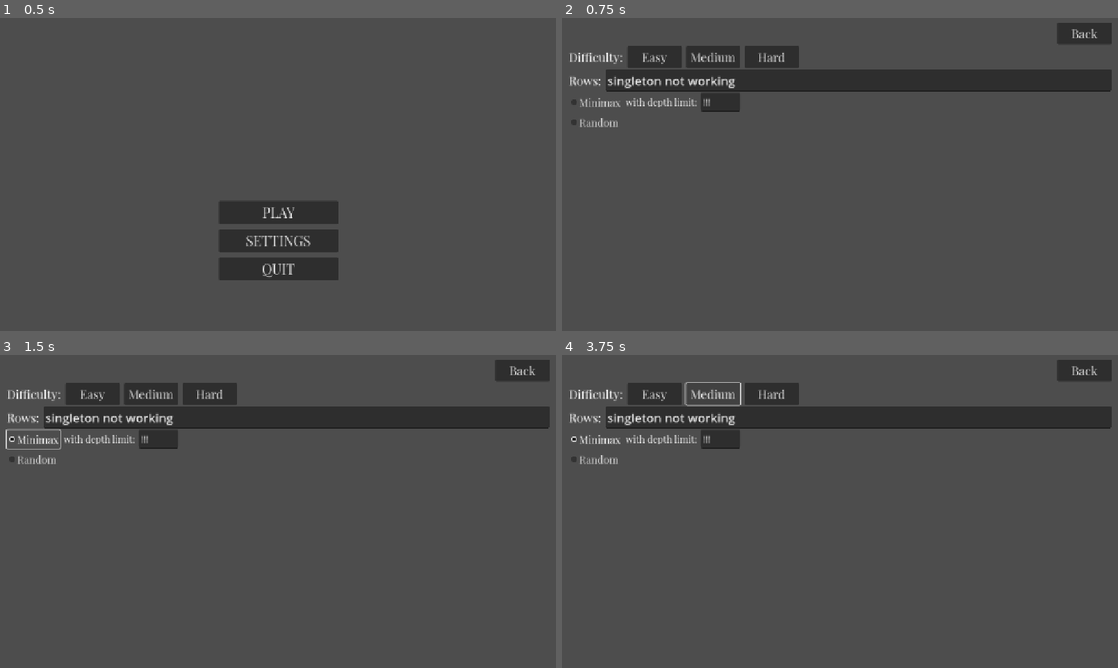
Above: before the commit, frames 1-4 (two rows, left to right).
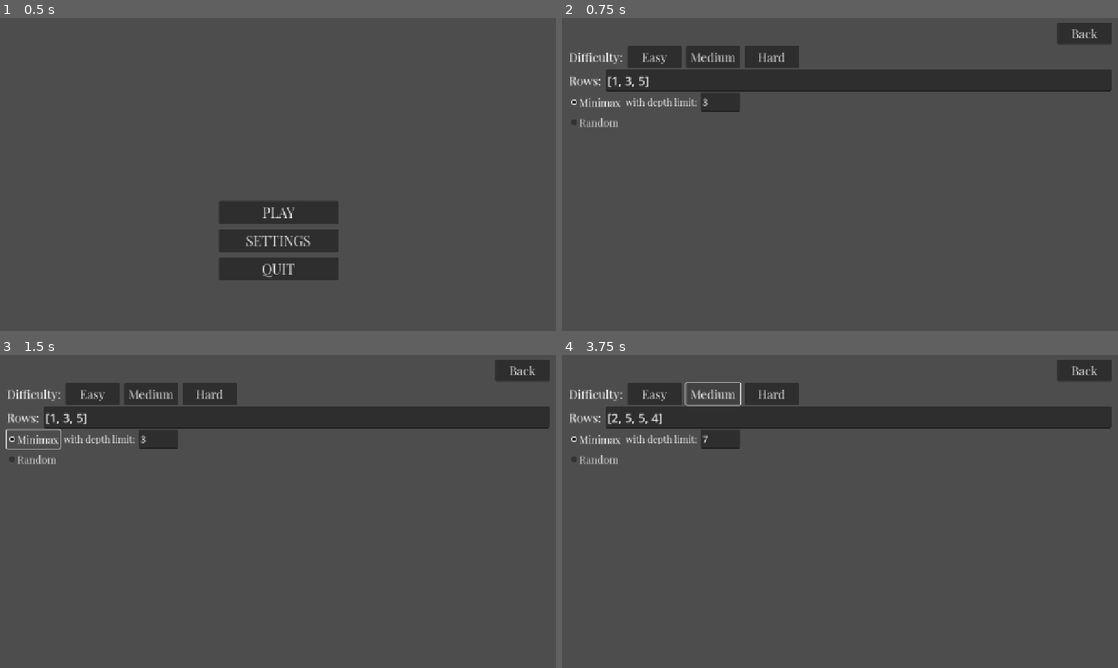
Above: after the commit, the same moments.

Repository: alex-bo7/ashes_of_nim_481
Game: Godot game, scene res://MainMenu/main_menu.tscn
Two runs of this game, one before a commit and one after it. Both use one fixed random seed, a clock stepped at 60 frames per second and the inputs below.
Inputs:
- Up to frame 1 (0.5 s): no input
- Up to frame 2 (0.75 s): click "SETTINGS" at 0.5 s
- Up to frame 3 (1.5 s): click "Minimax" at 1.25 s
- Up to frame 4 (3.75 s): click "Easy" at 2 s; click "Easy" at 2.75 s; click "Medium" at 3.5 s

Frame 1 is identical in both runs. In frame 2, 0.5% of the frame differs, in the area x 1-32%, y 18-29%; in frame 3, 0.4%; in frame 4, 0.5%.
Error before the commit: Invalid access to property or key 'matches_arr' on a base object of type 'Nil'. (res://Settings/settings.gd:25)

Commit message:
Added alpha beta cutoff search

Diff:
--- /dev/null
+++ b/Extras/algorithms.gd
@@ -0,0 +1,50 @@
+extends Node
+
+
+func random_move(moves: Array) -> Array:
+	var move_index: int = randi_range(0, moves.size() - 1)
+	return moves[move_index]
+
+# from aimacode repo (modified to work in gdscript)
+func alpha_beta_cutoff_search(state: GameState, game:GameOfNim, d:int, cutoff_test: Callable, eval_fn: Callable):
+	var player = game.to_move(state)
+
+	if cutoff_test == null:
+		cutoff_test = func(state, depth): return depth > d or game.terminal_test(state)
+	if eval_fn == null:
+		eval_fn = func(state): return game.utility(state, player)
+
+	var best_score = -INF
+	var beta = INF
+	var best_action = null
+
+	for a in game.actions(state):
+		var v = min_value(game.result(state, a), game, cutoff_test, eval_fn, best_score, beta, 1)
+		if v > best_score:
+			best_score = v
+			best_action = a
+
+	return best_action
+
+# alpha_beta_cutoff_search inside functions
+func max_value(state, game, cutoff_test, eval_fn, alpha, beta, depth):
+	if cutoff_test.call(state, depth):
+		return eval_fn.call(state)
+	var v = -INF
+	for a in game.actions(state):
+		v = max(v, min_value(game.result(state, a), game, cutoff_test, eval_fn, alpha, beta, depth + 1))
+		if v >= beta:
+			return v
+		alpha = max(alpha, v)
+	return v
+
+func min_value(state, game, cutoff_test, eval_fn, alpha, beta, depth):
+	if cutoff_test.call(state, depth):
+		return eval_fn.call(state)
+	var v = INF
+	for a in game.actions(state):
+		v = min(v, max_value(game.result(state, a), game, cutoff_test, eval_fn, alpha, beta, depth + 1))
+		if v <= alpha:
+			return v
+		beta = min(beta, v)
+	return v
--- a/Extras/game_manager.gd
+++ b/Extras/game_manager.gd
@@ -36,15 +36,18 @@
 
 func cpu_move() -> void:
 	await get_tree().create_timer(0.5).timeout
-
-	# TODO replace with algorithm form 481
 	if current_state.moves.is_empty():
 		return
-	var move_index = randi_range(0, current_state.moves.size() - 1)
-	var move = current_state.moves[move_index]
-	move_state = move
 
-	current_state = nim.result(current_state, move)
+	if GameSettings.is_algo_alphabeta():
+		# This uses default cutoff and eval inline (matches what was in the Python version)
+		var cutoff_test = func(state, depth): return depth > depth_lim or nim.terminal_test(state)
+		var eval_fn = func(state): return nim.utility(state, nim.to_move(current_state))
+		move_state = Algorithms.alpha_beta_cutoff_search(current_state, nim, depth_lim, cutoff_test, eval_fn)
+	else:
+		move_state = Algorithms.random_move(current_state.moves)
+
+	current_state = nim.result(current_state, move_state)
 	manage_game_state()
 
 
--- a/Extras/game_of_nim.gd
+++ b/Extras/game_of_nim.gd
@@ -19,6 +19,10 @@
 			for j in range(0, board[i]):
 				moves.append([i, j + 1])
 	return moves # returns array of arrays i.e [ [0, 1], [1, 1] ]
+
+
+func to_move(state: GameState):
+	return state.to_move
 
 
 func actions(state: GameState) -> Array:
--- a/Extras/game_settings.gd
+++ b/Extras/game_settings.gd
@@ -1,18 +1,18 @@
-extends RefCounted
+extends Node
 
 var matches_arr: Array = [1, 3, 5]
 
-enum Algorithm { MINIMAX, RANDOM }
-var current_algorithm: Algorithm = Algorithm.MINIMAX
+enum Algorithm { ALPHABETA, RANDOM }
+var current_algorithm: Algorithm = Algorithm.ALPHABETA
 
 var depth_lim: int = 3
 
-func is_algo_minimax() -> bool:
-	return current_algorithm == Algorithm.MINIMAX
+func is_algo_alphabeta() -> bool:
+	return current_algorithm == Algorithm.ALPHABETA
 
 
-func set_algo_as_minimax() -> void:
-	current_algorithm = Algorithm.MINIMAX
+func set_algo_as_alphabeta() -> void:
+	current_algorithm = Algorithm.ALPHABETA
 
 
 func set_algo_as_random() -> void:
--- a/Settings/settings.gd
+++ b/Settings/settings.gd
@@ -13,9 +13,9 @@
 const HARD: String = 'hard'
 
 const DIFFICULTY_VALUES: Dictionary = {
-	EASY: {"min_rows": 3, "max_rows": 5, "min_val": 1, "max_val": 10},
-	MEDIUM: {"min_rows": 4, "max_rows": 7, "min_val": 3, "max_val": 20},
-	HARD: {"min_rows": 6, "max_rows": 10, "min_val": 5, "max_val": 40},
+	EASY: {"min_rows": 2, "max_rows": 3, "min_val": 1, "max_val": 4},
+	MEDIUM: {"min_rows": 3, "max_rows": 4, "min_val": 2, "max_val": 6},
+	HARD: {"min_rows": 3, "max_rows": 5, "min_val": 3, "max_val": 9},
 }
 
 # ---------- Godot ----------
@@ -25,8 +25,8 @@
 	rows.text = str(GameSettings.matches_arr)
 	depth_limit.text = str(GameSettings.depth_lim)
 
-	minimax_btn.button_pressed = GameSettings.is_algo_minimax()
-	random_btn.button_pressed = !GameSettings.is_algo_minimax()
+	minimax_btn.button_pressed = GameSettings.is_algo_alphabeta()
+	random_btn.button_pressed = !GameSettings.is_algo_alphabeta()
 
 #region Helper
 func generate_array(arr_length:int, min_val:int, max_val:int) -> Array:
@@ -113,7 +113,7 @@
 
 
 func _on_minimax_select_pressed() -> void:
-	GameSettings.set_algo_as_minimax()
+	GameSettings.set_algo_as_alphabeta()
 
 
 func _on_random_select_pressed() -> void:
--- a/project.godot
+++ b/project.godot
@@ -19,6 +19,7 @@
 
 GameSettings="*res://Extras/game_settings.gd"
 GameManager="*res://Extras/game_manager.gd"
+Algorithms="*res://Extras/algorithms.gd"
 
 [display]
 
Not shown, added: Extras/algorithms.gd.uid
